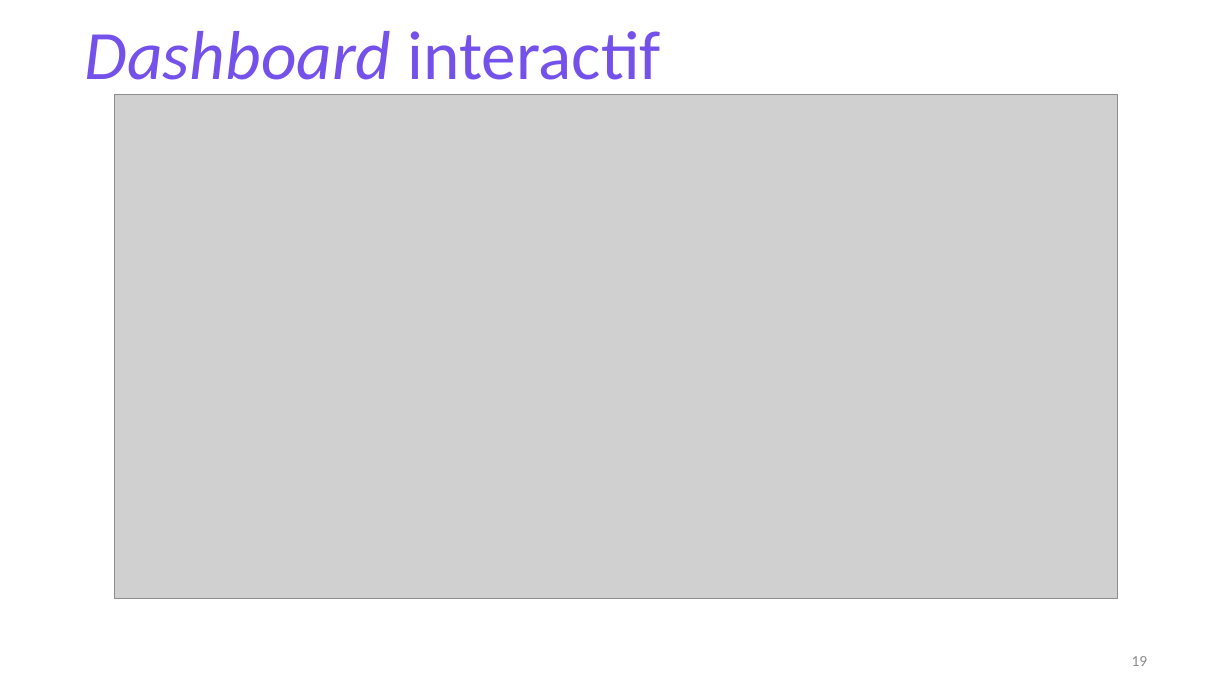
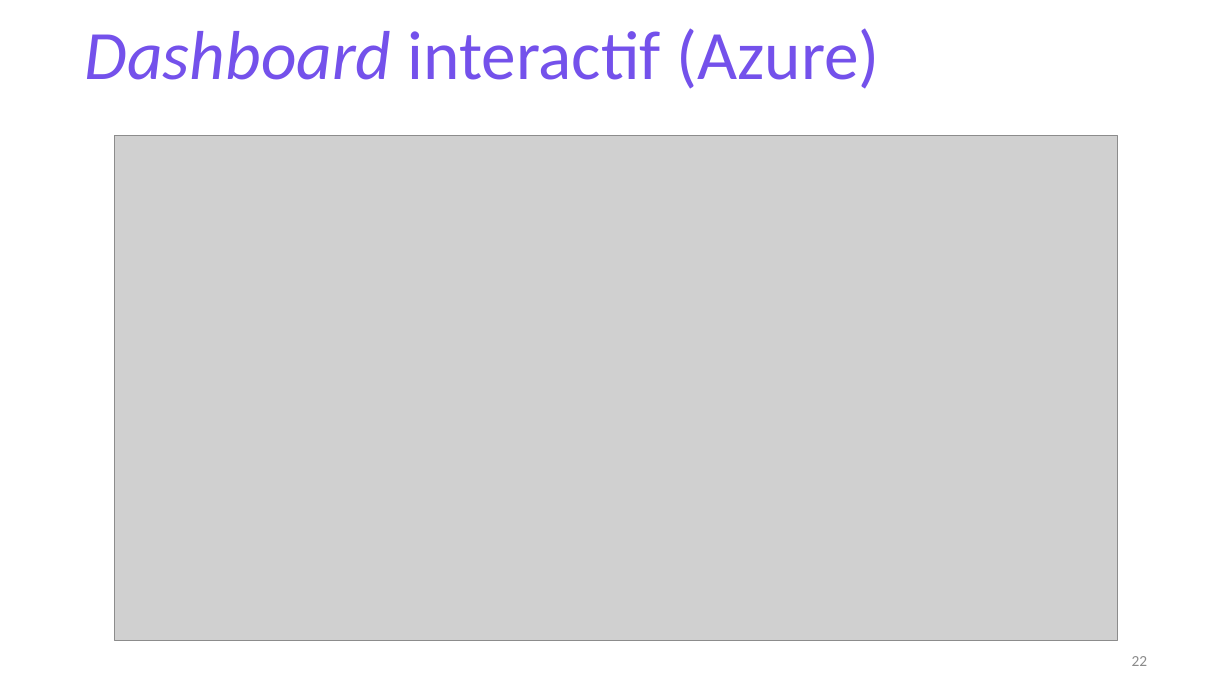
Before and after one commit to DDesou/Projet7_OCR, a slide deck: slide 22 of Desoubzdanne_Denis_4_presentation_112023.pptx (slide 19 before the commit). Drawn at 1232x693 pixels with LibreOffice and Linux fonts; fonts in the diff are those of the drawing; grey boxes stand for pictures. Boxes give left, top, right and bottom in pixels: in the first picture for what was removed or moved away, otherwise in the second. Text is boxed around its words. In the diff, an @@ line names an element or a change of style, - is before the commit and + after.

Commit message:
231030_new dashboard for Azure

```diff
--- a/Desoubzdanne_Denis_4_presentation_112023.pptx
+++ b/Desoubzdanne_Denis_4_presentation_112023.pptx
@@ title at box(85, 28, 880, 89): text changed @@
-Dashboard interactif
+Dashboard interactif (Azure)
@@ picture: place and size @@
-picture at box(115, 94, 1117, 599)
+picture at box(115, 136, 1117, 640)
@@ page number at box(1132, 656, 1148, 666): text changed @@
-19
+22
```
Also in this commit, not shown: 3 slides added, 3 other files.
